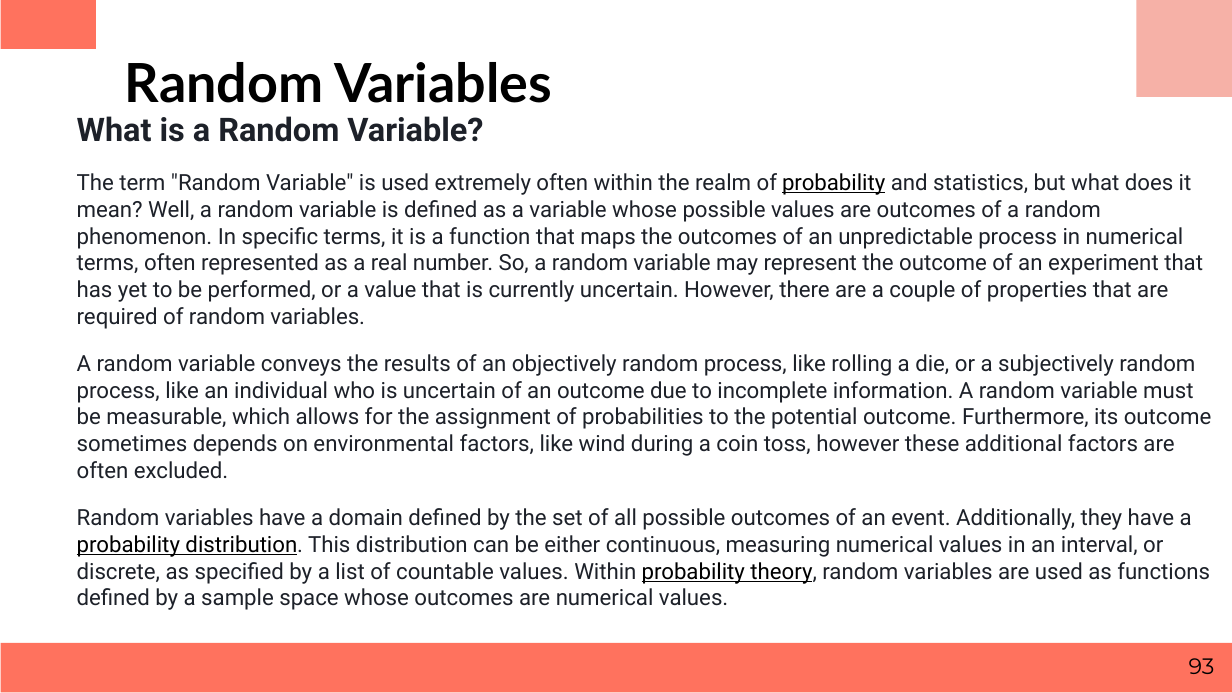
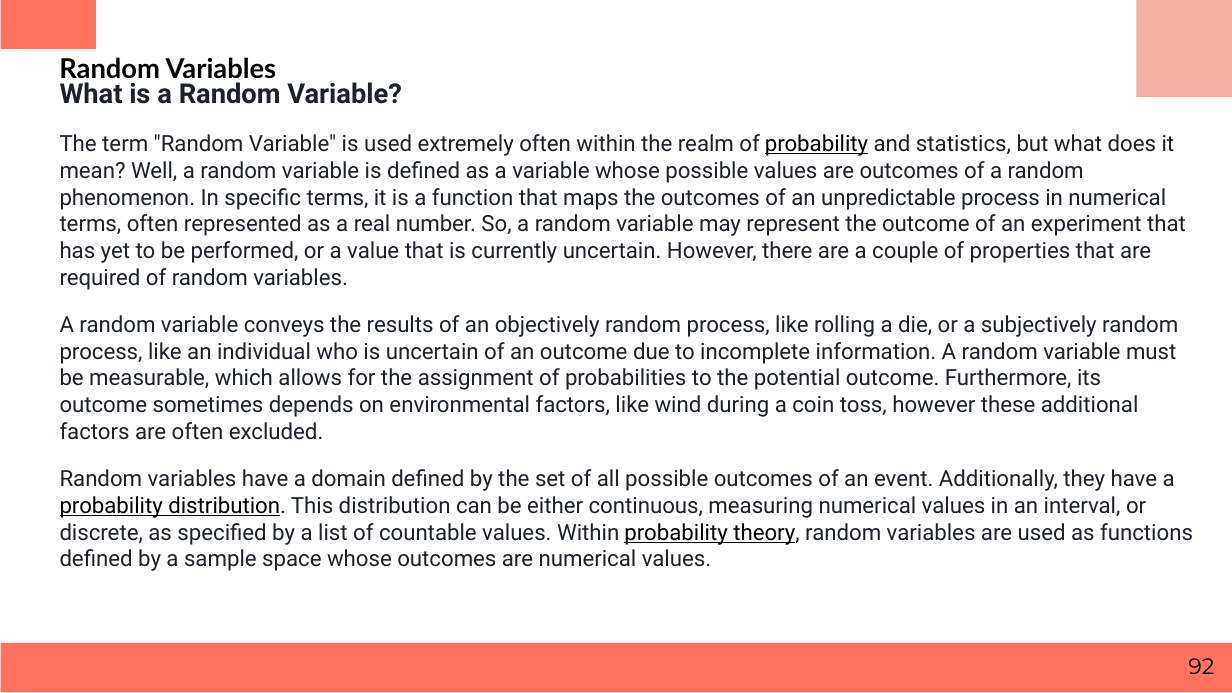
Before and after one commit to keonicsx/Code_Storage, a slide deck: slide 92 of ppt_m3/Business Statistics.pptx (slide 93 before the commit). Drawn at 1232x693 pixels with LibreOffice and Linux fonts; fonts in the diff are those of the drawing. Boxes give left, top, right and bottom in pixels: in the first picture for what was removed or moved away, otherwise in the second. Text is boxed around its words. In the diff, an @@ line names an element or a change of style, - is before the commit and + after.

```diff
--- a/ppt_m3/Business Statistics.pptx
+++ b/ppt_m3/Business Statistics.pptx
@@ title "Random Variables": place and size @@
-title "Random Variables" at (125,62,552,103)
+title "Random Variables" at (59,57,276,83)
@@ title "Random Variables" at (59,57,276,83): size 31.5 to 16 pt @@
@@ text "What is a Random Variable?": place and size @@
-text "What is a Random Variable?" at (77,116,1212,610)
+text "What is a Random Variable?" at (60,82,1193,571)
@@ text at (60,82,402,104): size 19 to 16 pt in "What is a Random Variable?" @@
@@ page number at (1188,658,1214,674): text changed @@
-93
+92
```
Also in this commit, not shown: 44 other slides changed, 2 slides removed, 2 other files.
